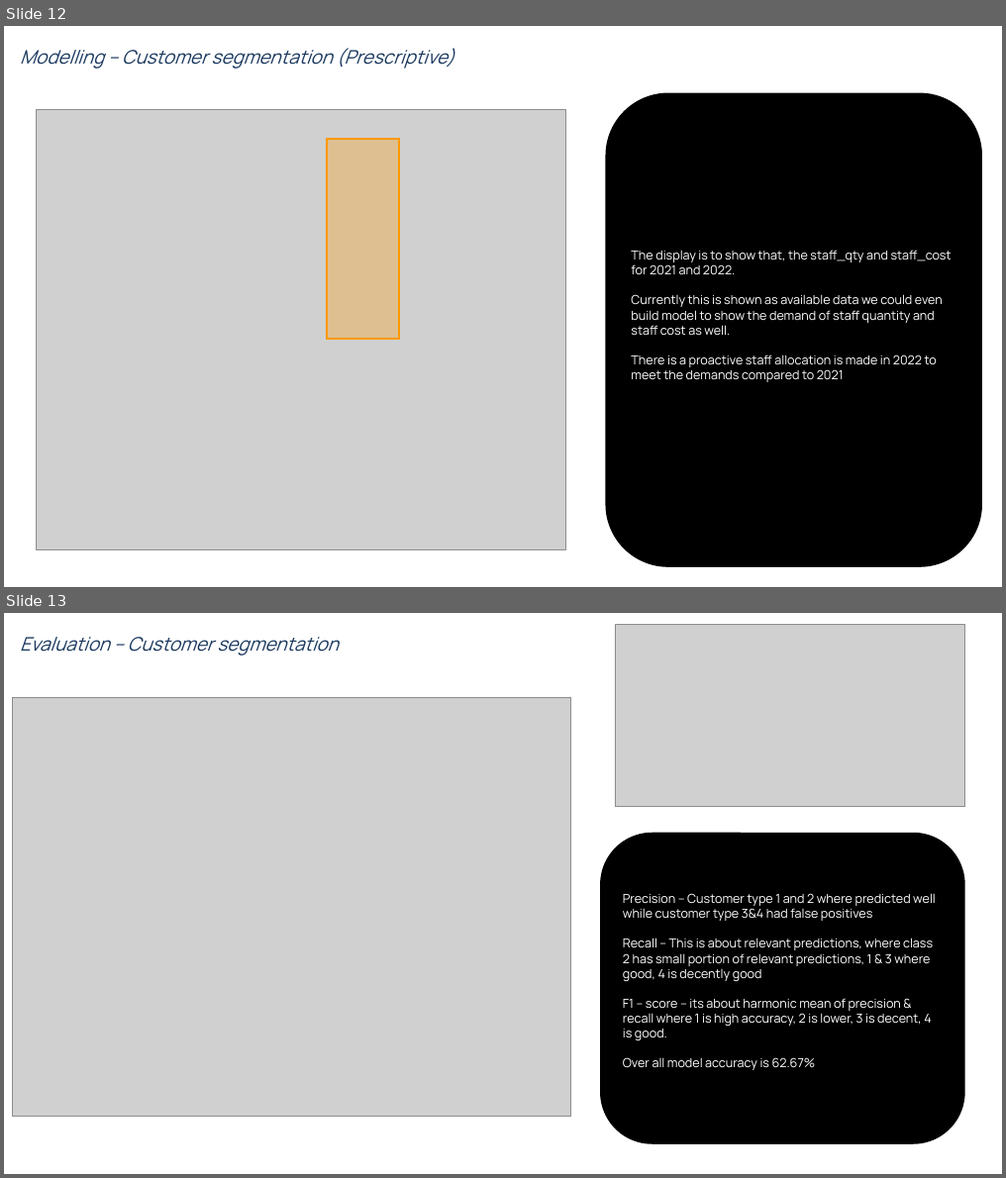
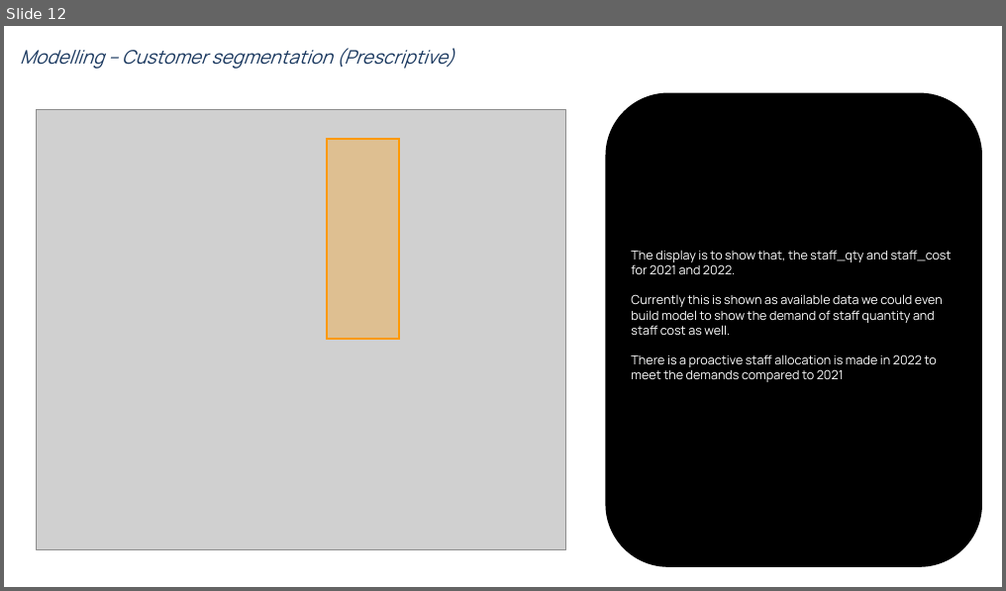
Before and after one commit to srikanthmurali/SalesAnalytics, a slide deck: Sales Analytics.pptx. Shown one above the other, each under a label of ours: slides 12 and 13 before the commit, slide 12 after it. The pictures are 1006x1178 and 1006x591 pixels, drawn with LibreOffice and Linux fonts; fonts in the diff are those of the drawing; grey boxes stand for pictures. Boxes give left, top, right and bottom in pixels: in the first picture for what was removed or moved away, otherwise in the second. Text is boxed around its words. In the diff, an @@ line names an element or a change of style, - is before the commit and + after.

```diff
--- a/Sales Analytics.pptx
+++ b/Sales Analytics.pptx
@@ slide 13 removed at box(4, 613, 1002, 1174), background #FFFFFF @@
@@ text removed at box(20, 637, 339, 656) @@
-Evaluation – Customer segmentation
@@ picture removed at box(615, 624, 965, 807) @@
@@ picture removed at box(12, 697, 570, 1117) @@
@@ rounded rectangle removed at box(600, 833, 965, 1145) @@
-Precision – Customer type 1 and 2 where predicted well while customer type 3&4 had false positives
-Recall – This is about relevant predictions, where class 2 has small portion of relevant predictions, 1 & 3 where good, 4 is decently good
-F1 – score – its about harmonic mean of precision & recall where 1 is high accuracy, 2 is lower, 3 is decent, 4 is good.
-Over all model accuracy is 62.67%
```
Also in this commit, not shown: 3 slides changed, 1 slide added, 4 other files.
